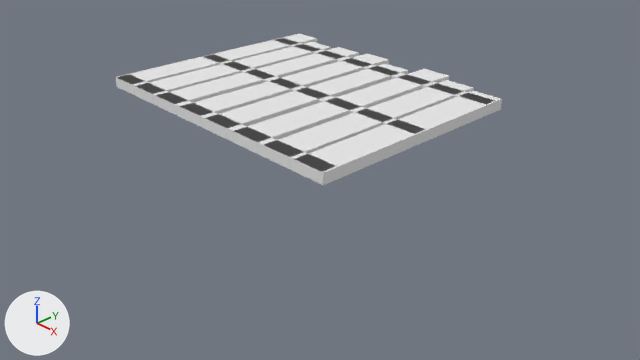
Before and after pictures for a commit that changed the Blender file Washed Up Wizard/Assets/Models/Environment/fence.blend.
The view is the same before and after, from the file's camera 'Camera'. The axes (+X, +Y, +Z) are drawn at lower left. The lights are the same throughout.

Names of what the first picture shows: 'bottom', 'fence', 'middle', 'top'.
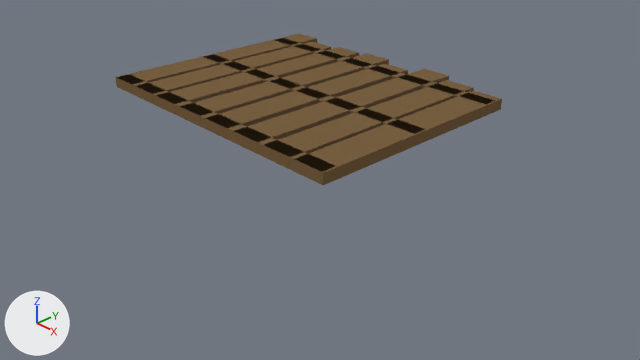
What differs and where, as boxes (x1, y1, x2, y2) in the pictures (640 x 360 px):
'bottom', recoloured (white to brown): (117, 75, 335, 171) in both
'middle', recoloured (white to brown): (204, 54, 424, 134) in both
'top', recoloured (white to brown): (277, 39, 495, 104) in both
part 1 of me_cube, recoloured (white to brown): (115, 34, 502, 185) in both
part 2 of me_cube, recoloured (white to brown): (132, 39, 474, 154) in both

The change, as a list of edits to the scene's bpy script:
```text
Add mat_brown2:
    mat_brown2 = diffuse_material('BROWN2')
    mat_brown2.base_color = (0.179, 0.112, 0.0619)  # brown #755e46
Add mat_brown:
    mat_brown = diffuse_material('BROWN ')
    mat_brown.base_color = (0.19, 0.116, 0.0527)  # brown #796041
Change me_cube_004:
    where me_cube_004.from_pydata(...)  # 8 vertices, 6 faces; spans x -1.57..2.73, y -2.01..-1.8, z 2.04..2.18
    remove me_cube_004.materials.append(mat_material)  # white #e7e7e7
    add me_cube_004.materials.append(mat_brown)  # brown #796041
Change me_cube_003:
    where me_cube_003.from_pydata(...)  # 8 vertices, 6 faces; spans x -1.57..2.73, y -0.51..-0.31, z 2.04..2.18
    remove me_cube_003.materials.append(mat_material)  # white #e7e7e7
    add me_cube_003.materials.append(mat_brown)  # brown #796041
Change me_cube_002:
    where me_cube_002.from_pydata(...)  # 8 vertices, 6 faces; spans x -1.57..2.73, y 0.93..1.14, z 2.04..2.18
    remove me_cube_002.materials.append(mat_material)  # white #e7e7e7
    add me_cube_002.materials.append(mat_brown)  # brown #796041
Change me_cube:
    where me_cube.from_pydata(...)  # 64 vertices, 48 faces; spans x -1.59..2.76, y -2.01..1.54, z 2.04..2.18
    used by ob_fence; location = (0.0, 0.0, 0.0)
    me_cube part 1: 34 of the faces centred in x -1.59..2.76, y -2.01..1.54, z 2.04..2.18 switch from mat_material (white #e7e7e7) to mat_brown (brown #796041)
    me_cube part 2: all 14 faces centred in x -1.13..2.29, y -0.38..-0.23, z 2.11 switch from mat_material (white #e7e7e7) to mat_brown2 (brown #755e46)
```
